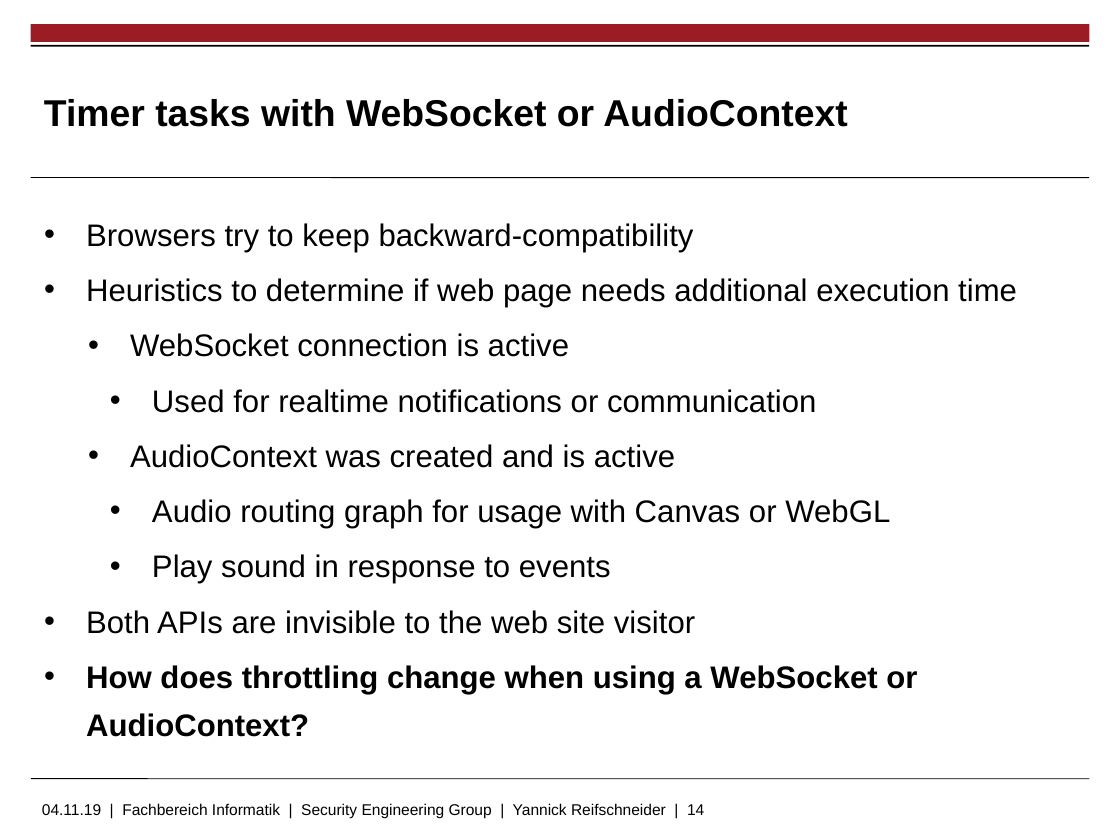
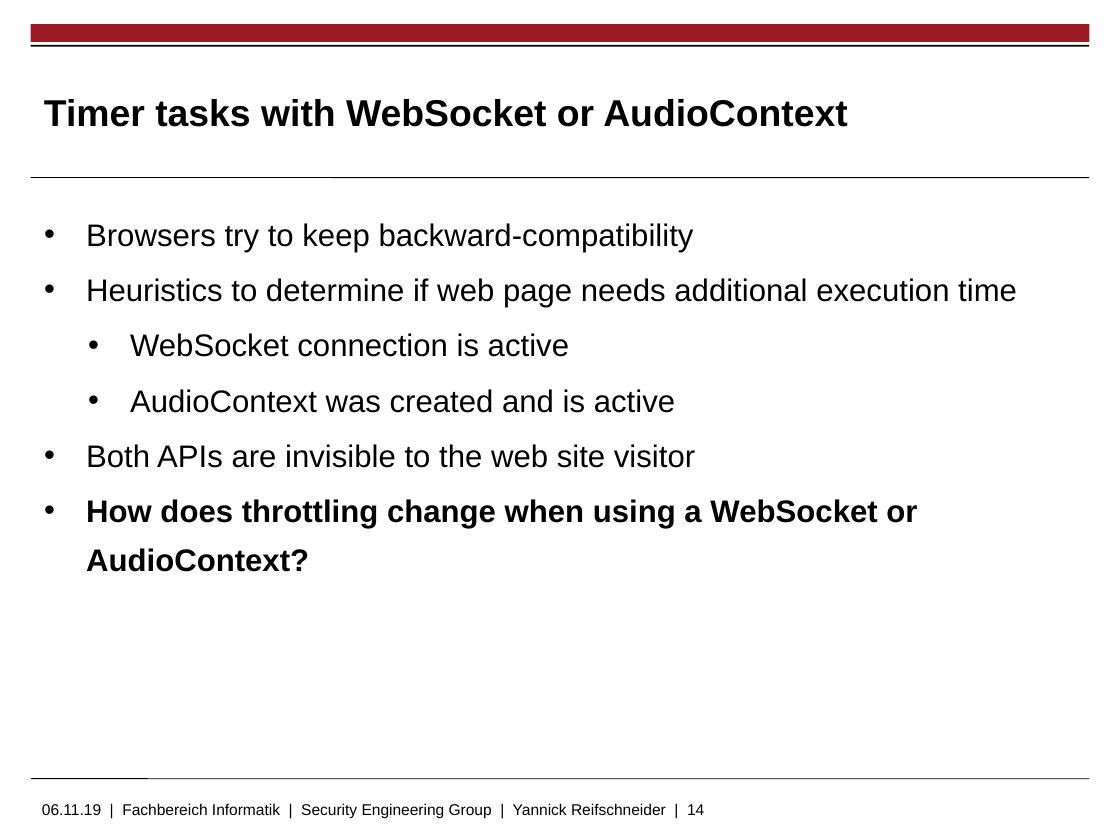
Before and after one commit to skidr0w/background-execution, a slide deck: slide 14 of thesis/slides.pptx. Drawn at 1120x840 pixels with LibreOffice and Linux fonts; fonts in the diff are those of the drawing; background and template pictures are left out. Boxes give left, top, right and bottom in pixels: in the first picture for what was removed or moved away, otherwise in the second. Text is boxed around its words. In the diff, an @@ line names an element or a change of style, - is before the commit and + after.

```diff
--- a/thesis/slides.pptx
+++ b/thesis/slides.pptx
@@ text at (152,389,816,413): paragraph removed @@
-      • Used for realtime notifications or communication
@@ text at (152,499,890,584): paragraphs removed @@
-      • Audio routing graph for usage with Canvas or WebGL
-      • Play sound in response to events
@@ text at (42,803,704,819): text changed @@
-04.11.19 | Fachbereich Informatik | Security Engineering Group | Yannick Reifschneider | 14
+06.11.19 | Fachbereich Informatik | Security Engineering Group | Yannick Reifschneider | 14
```
Also in this commit, not shown: 7 other slides changed, 8 slides added, 2 slides removed.
